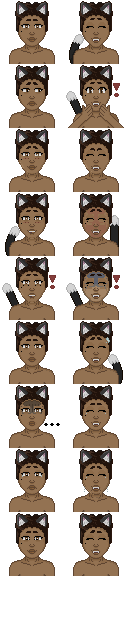
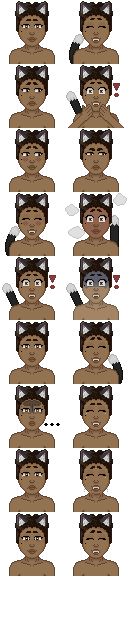
Two versions of the same layered image (128×640). Layer-by-layer changes:
added group "Icons" with 4 layers in group "All" over box(6, 88, 127, 384)
added layer "Exclaim" in group "Icons" over box(6, 88, 127, 320)
renamed "Transparent Layers" to "Smoke/Steam", showed it, moved it into group "Icons" over box(65, 193, 127, 239)
painted on "0 - Neutral" over box(6, 41, 127, 384)
painted on "1 - Closed Eyes (Laughing)" over box(18, 41, 116, 192)
painted on "2 - Sad" over box(6, 88, 127, 384)
painted on "3 - Excited" over box(6, 88, 127, 384)
painted on "4 - Blush (Gentle)" over box(6, 148, 127, 384)
painted on "5 - Angry/Irritated" over box(6, 148, 127, 384)
painted on "6 - Closed Eyes (Blush Talk)" over box(6, 193, 127, 320)
painted on "7 - Flustered" over box(65, 193, 127, 320)
painted on "8 - Shock (Neutral)" over box(18, 271, 122, 384)
painted on "9 - Shock (Neg)" over box(18, 271, 122, 384)
painted on "10 - Blank Stare" over box(92, 337, 122, 384)
painted on "11 - Nervous Smile" over box(92, 337, 122, 384)
moved "Facial Reconstruction Merged" into group "Row 7: 12,13", painted on it over box(6, 41, 127, 384)
painted on "Tail" over box(6, 41, 127, 384)
